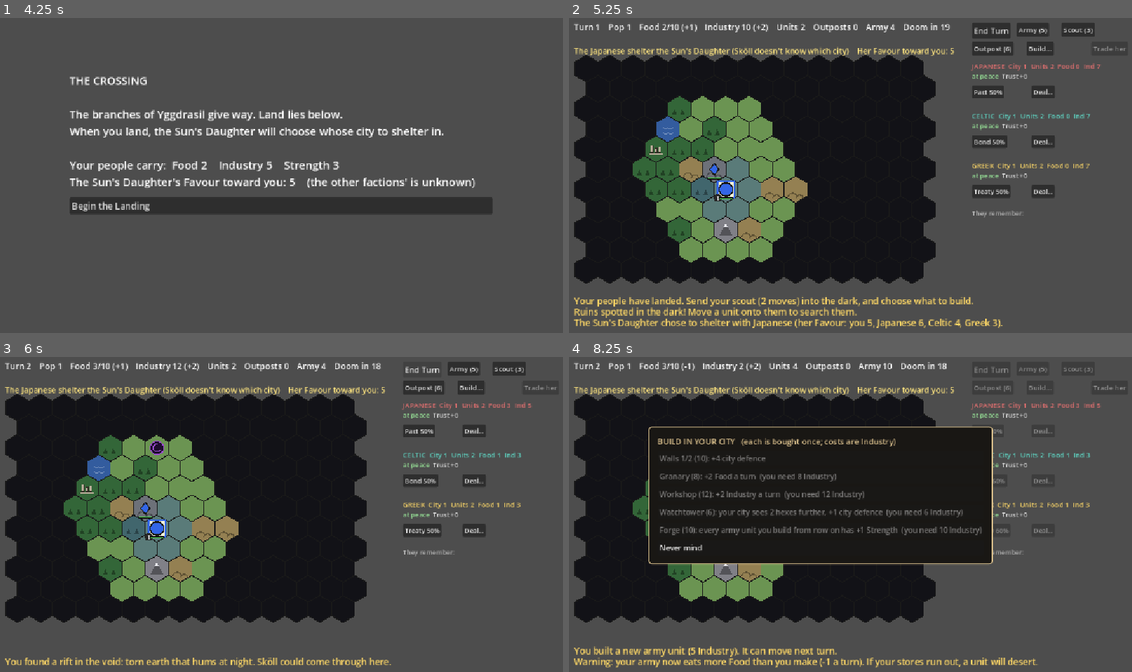
Above: before the commit, frames 1-4 (two rows, left to right).
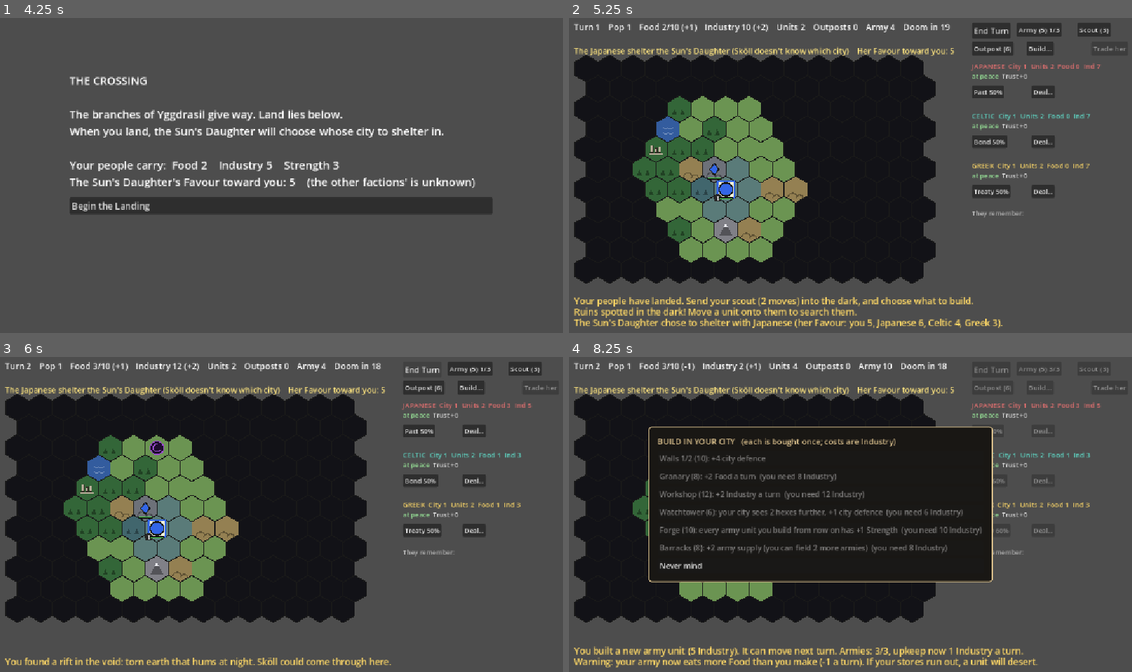
Above: after the commit, the same moments.

Repository: BnanaSkully/after-ragnorok-prototype
Game: Godot game, scene res://main.tscn
Two runs of this game, one before a commit and one after it. Both use one fixed random seed, a clock stepped at 60 frames per second and the inputs below.
Inputs (mouse positions are in pixels of both pictures, inside the frame that each line leads up to):
- Up to frame 1 (4.25 s): tap Enter at 0.5 s; move the mouse to (405, 156) at 0.52 s; click (405, 156) at 0.67 s; click "Save the food stores (Food +3…" at 1.25 s; click "Strip it for tools (Industry …" at 2 s; click "Stand and fight so the others…" at 2.75 s; click "Share your food with her (Foo…" at 3.5 s
- Up to frame 2 (5.25 s): click "Begin the Landing" at 4.25 s; tap Space at 5 s; move the mouse to (737, 191) at 5.02 s; click (737, 191) at 5.17 s
- Up to frame 3 (6 s): click "End Turn" at 5.75 s
- Up to frame 4 (8.25 s): click "Army (5)" (after the commit: "Army (5) 1/3") at 6.5 s; click "Army (5)" (after the commit: "Army (5) 2/3") at 7.25 s; click "Build..." at 8 s

Frame 1 is identical in both runs. In frame 2, 0.3% of the frame differs, in the area x 85-97%, y 1-6%; in frame 3, 0.3%; in frame 4, 3.1%, in the area x 14-96%, y 2-96%.

Commit message:
Army limits: supply from population (+Barracks) and rising upkeep
Playtest: 17 units and Strength 100 by turn 20. Armies (not scouts) are
capped at 2 + population (+2 with a new Barracks building), and cost
rising Industry upkeep: 2 free, then 1, 1, 2, 2, 3, 3... each; if it
can't be paid the farthest army disbands. AIs obey the same rules.
Strong-player simulation (150 games): armies at the end 10.3 (max 18)
-> 5.7 (mostly 6-7); Sköll's odds against its city unchanged (55%);
driving him off with every army 84% -> 74%. Army button shows supply;
long tooltips wrap.

Co-Authored-By: Claude Opus 5.5 <noreply@anthropic.com>
Claude-Session: https://claude.ai/code/session_01Kpeg7CRGiS32obhUmw9DoK

Diff:
--- a/buildings.gd
+++ b/buildings.gd
@@ -10,6 +10,7 @@
 const WATCHTOWER_SIGHT := 2
 const WATCHTOWER_DEFENCE := 1
 const FORGE_STRENGTH := 1
+const BARRACKS_SUPPLY := 2
 
 # In the order the build panel lists them (and the AI considers them).
 const LIST := {
@@ -17,6 +18,7 @@
 	"workshop": {"name": "Workshop", "cost": 12, "text": "+%d Industry a turn" % WORKSHOP_INDUSTRY},
 	"watchtower": {"name": "Watchtower", "cost": 6, "text": "your city sees %d hexes further, +%d city defence" % [WATCHTOWER_SIGHT, WATCHTOWER_DEFENCE]},
 	"forge": {"name": "Forge", "cost": 10, "text": "every army unit you build from now on has +%d Strength" % FORGE_STRENGTH},
+	"barracks": {"name": "Barracks", "cost": 8, "text": "+%d army supply (you can field %d more armies)" % [BARRACKS_SUPPLY, BARRACKS_SUPPLY]},
 }
 
 static func cost(key: String) -> int:
--- a/game_state.gd
+++ b/game_state.gd
@@ -36,6 +36,14 @@
 const HEAL_REST := 2 # HP a unit heals in a turn it didn't move or fight...
 const HEAL_HOME := 4 # ...or this much in its own territory
 const AI_REST_HP := 4 # an AI unit this hurt stays put to heal instead of attacking
+# Army limits (standard 4X; Nathan's playtest: 17 units, Strength 100 by turn
+# 20 made Sköll and diplomacy meaningless). Scouts don't count.
+#  - Supply: at most SUPPLY_BASE + population armies (+2 with a Barracks)
+#  - Rising Industry upkeep: the first FREE_ARMIES armies cost nothing; after
+#    that each pair costs 1 more per army than the pair before (armies 3-4: 1
+#    each, 5-6: 2 each, 7-8: 3 each...). Can't pay: the farthest army disbands.
+const SUPPLY_BASE := 2
+const FREE_ARMIES := 2
 # Outposts (standard 4X): a small settlement that claims the hexes around it.
 const OUTPOST_COST := 6 # Industry
 const OUTPOST_RANGE := 5 # an outpost must be within this many hexes of your city...
@@ -220,6 +228,8 @@
 		f.food += food_change(f)
 		f.industry += industry_change(f)
 		pay_tribute(f)
+		if f.industry < 0:
+			disband_for_upkeep(f)
 		var starved := f.food < 0
 		if starved:
 			starve(f)
@@ -357,6 +367,41 @@
 		parts.append(["armies eat", -eaten])
 	return parts
 
+# --- Army limits ---------------------------------------------------------------
+func army_count(f: Faction) -> int:
+	return f.units.filter(func(u): return not u.is_scout()).size()
+
+func supply_cap(f: Faction) -> int:
+	return SUPPLY_BASE + f.population + (Buildings.BARRACKS_SUPPLY if f.buildings.has("barracks") else 0)
+
+# Industry a turn to keep n armies (see FREE_ARMIES).
+func army_upkeep_for(n: int) -> int:
+	var total := 0
+	for k in range(FREE_ARMIES, n):
+		@warning_ignore("integer_division") # pairs: armies 3-4 cost 1, 5-6 cost 2...
+		total += (k - FREE_ARMIES) / 2 + 1
+	return total
+
+func army_upkeep(f: Faction) -> int:
+	return army_upkeep_for(army_count(f))
+
+# What one more army would add to the Industry upkeep.
+func next_army_upkeep(f: Faction) -> int:
+	return army_upkeep_for(army_count(f) + 1) - army_upkeep(f)
+
+# Industry ran out paying upkeep: the army farthest from the city disbands.
+func disband_for_upkeep(f: Faction) -> void:
+	f.industry = 0
+	var farthest: Unit = null
+	for u in f.units:
+		if not u.is_scout() and (farthest == null or HexMap.hex_distance(u.pos, f.city_pos) > HexMap.hex_distance(farthest.pos, f.city_pos)):
+			farthest = u
+	if farthest == null:
+		return
+	f.remove_unit(farthest)
+	if f == player:
+		add_message("You couldn't pay your armies' upkeep: a unit disbanded. (Armies cost more Industry the more you have.)")
+
 func industry_parts(f: Faction) -> Array:
 	var parts := [["city", CITY_INDUSTRY]]
 	if f.population > 1:
@@ -370,6 +415,8 @@
 		parts.append(["Workshop", Buildings.WORKSHOP_INDUSTRY])
 	if daughter.shelters_with(f):
 		parts.append([SunDaughter.NAME, SunDaughter.INDUSTRY])
+	if army_upkeep(f) > 0:
+		parts.append(["army upkeep", -army_upkeep(f)])
 	return parts
 
 func sum_parts(parts: Array) -> int:
@@ -575,9 +622,9 @@
 	if f.scout_count() == 0 and turn < Skoll.WARNING_TURN and f.industry >= SCOUT_COST:
 		build_scout(f)
 		return
-	if f.industry >= UNIT_COST and food_change(f) - UNIT_FOOD_UPKEEP >= 0:
-		build_unit(f)
-		return
+	if f.industry >= UNIT_COST and food_change(f) - UNIT_FOOD_UPKEEP >= 0 and industry_change(f) - next_army_upkeep(f) >= 1:
+		if build_unit(f):
+			return
 	# It can't feed more armies: spare Industry goes into a city building.
 	for key in Buildings.LIST:
 		if not f.buildings.has(key) and f.industry >= Buildings.cost(key):
@@ -726,12 +773,15 @@
 	if not can_act():
 		return
 	if build_unit(player):
-		messages = ["You built a new army unit (%d Industry). It can move next turn." % UNIT_COST]
+		messages = ["You built a new army unit (%d Industry). It can move next turn. Armies: %d/%d, upkeep now %d Industry a turn." % [UNIT_COST, army_count(player), supply_cap(player), army_upkeep(player)]]
 		if food_change(player) < 0:
 			add_message("Warning: your army now eats more Food than you make (%+d a turn). If your stores run out, a unit will desert." % food_change(player))
 		player.units[-1].moves = 0 # a freshly built unit waits a turn, as is usual
 	else:
-		messages = ["Can't build: you need %d Industry and a free hex at your city." % UNIT_COST]
+		if army_count(player) >= supply_cap(player):
+			messages = ["Can't build: your supply is full (%d armies: %d + population, +%d with a Barracks)." % [supply_cap(player), SUPPLY_BASE, Buildings.BARRACKS_SUPPLY]]
+		else:
+			messages = ["Can't build: you need %d Industry and a free hex at your city." % UNIT_COST]
 
 func player_build_scout() -> void:
 	if not can_act():
@@ -1209,7 +1259,7 @@
 # A new unit appears on the city, or on a free hex next to it if the city is occupied.
 # Returns false if there's no room or not enough Industry.
 func build_unit(f: Faction) -> bool:
-	if not f.is_alive() or f.industry < UNIT_COST:
+	if not f.is_alive() or f.industry < UNIT_COST or army_count(f) >= supply_cap(f):
 		return false
 	var spot := free_spot_near(f.city_pos)
 	if spot == NO_CELL:
--- a/main.gd
+++ b/main.gd
@@ -77,7 +77,7 @@
 	# Build options, each a different trade-off (costs are in Industry).
 	end_turn_button = add_button("End Turn", Vector2(PANEL_X, 20), on_end_turn)
 	build_button = add_button("Army (%d)" % GameState.UNIT_COST, Vector2(PANEL_X + 90, 20), on_build_unit)
-	scout_button = add_button("Scout (%d)" % GameState.SCOUT_COST, Vector2(PANEL_X + 180, 20), on_build_scout)
+	scout_button = add_button("Scout (%d)" % GameState.SCOUT_COST, Vector2(PANEL_X + 212, 20), on_build_scout)
 	outpost_button = add_button("", Vector2(PANEL_X, 58), on_outpost_button)
 	walls_button = add_button("Build...", Vector2(PANEL_X + 110, 58), on_open_city)
 	trade_button = add_button("Trade her", Vector2(PANEL_X + 240, 58), on_open_trade)
@@ -149,7 +149,11 @@
 	var playing: bool = state.can_act()
 	var p := state.player
 	end_turn_button.disabled = not playing
-	build_button.disabled = not playing or p.industry < GameState.UNIT_COST
+	var armies: int = state.army_count(p)
+	var cap: int = state.supply_cap(p)
+	build_button.text = "Army (%d) %d/%d" % [GameState.UNIT_COST, armies, cap]
+	build_button.disabled = not playing or p.industry < GameState.UNIT_COST or armies >= cap
+	build_button.tooltip_text = "An army unit: Strength %d, 1 move, eats %d Food a turn. Supply %d/%d (%d + population, +%d with a Barracks).\nUpkeep: your first %d armies are free; this one would add %d Industry a turn (now %d)." % [p.strength, GameState.UNIT_FOOD_UPKEEP, armies, cap, GameState.SUPPLY_BASE, GameState.Buildings.BARRACKS_SUPPLY, GameState.FREE_ARMIES, state.next_army_upkeep(p), state.army_upkeep(p)]
 	scout_button.disabled = not playing or not state.can_build_scout(p)
 	outpost_button.disabled = not playing or (not placing_outpost and (p.industry < GameState.OUTPOST_COST or state.outpost_spots(p).is_empty()))
 	outpost_button.text = "Cancel" if placing_outpost else "Outpost (%d)" % GameState.OUTPOST_COST
@@ -943,7 +947,7 @@
 		["Pop %d" % p.population, "Population %d (your city's size). Every point above 1 gives +1 Food, +1 Industry and +%d city defence a turn.\nThe city grows by 1 when stored Food reaches %d and Food isn't falling." % [p.population, GameState.POP_DEFENCE, s.growth_cost(p)]],
 		["Food %d/%d (%+d)" % [p.food, s.growth_cost(p), s.food_change(p)], "Food: %d stored; at %d your city grows. Each army unit eats %d a turn (scouts nothing); if it runs out, a unit deserts.\nThis turn: %s" % [p.food, s.growth_cost(p), GameState.UNIT_FOOD_UPKEEP, parts_text(s.food_parts(p))]],
 		["Industry %d (%+d)" % [p.industry, industry_net], "Industry: %d stored, spent on units, outposts and city buildings (Build...).\nThis turn: %s%s" % [p.industry, parts_text(s.industry_parts(p)), ", tribute %+d" % -s.tribute_amount(p) if s.tribute_amount(p) > 0 else ""]],
-		["Units %d" % p.units.size(), "Units: %d army and %d scouts. Each army eats %d Food a turn." % [p.units.size() - p.scout_count(), p.scout_count(), GameState.UNIT_FOOD_UPKEEP]],
+		["Units %d" % p.units.size(), "Units: %d armies (supply %d/%d: %d + population, +%d with a Barracks) and %d scouts.\nEach army eats %d Food a turn and costs rising Industry upkeep: the first %d are free, then 1, 1, 2, 2, 3, 3... (now %d a turn). Scouts are free." % [s.army_count(p), s.army_count(p), s.supply_cap(p), GameState.SUPPLY_BASE, GameState.Buildings.BARRACKS_SUPPLY, p.scout_count(), GameState.UNIT_FOOD_UPKEEP, GameState.FREE_ARMIES, s.army_upkeep(p)]],
 		["Outposts %d" % p.outposts.size(), "Outposts: each earns by its land (plains +2 Food, forest +1/+1, hills +2 Industry), sees 2 hexes and claims the hexes around it. An enemy at war can take an unguarded one."],
 		["Army %d" % s.army_power(p), "Army: the total Strength of your units. The AIs compare armies before demanding or declaring war; %s wants %d+ by turn %d." % [SunDaughter.NAME, SunDaughter.READY_ARMY, Skoll.ARRIVAL_TURN]],
 		["Doom in %d" % (GameState.DOOM_TURN - s.turn), "Turns until the Doom (turn %d)." % GameState.DOOM_TURN],
@@ -974,6 +978,7 @@
 	if lines.is_empty():
 		return
 	var font := ThemeDB.fallback_font
+	lines = wrap_lines(lines, font, PANEL_X - 50) # long lines wrap so the box fits beside the panel
 	var w := 0.0
 	for line in lines:
 		w = maxf(w, font.get_string_size(line, HORIZONTAL_ALIGNMENT_LEFT, -1, 13).x)
@@ -983,6 +988,21 @@
 	draw_rect(Rect2(at - Vector2(6, 14), Vector2(w + 12, lines.size() * 17 + 6)), Color(0.06, 0.06, 0.06, 0.9))
 	for i in lines.size():
 		draw_string(font, at + Vector2(0, i * 17), lines[i], HORIZONTAL_ALIGNMENT_LEFT, -1, 13, Color(0.95, 0.95, 0.85) if i == 0 else Color(0.8, 0.8, 0.75))
+
+# Breaks lines wider than max_w at spaces (continuations are indented).
+func wrap_lines(lines: Array[String], font: Font, max_w: float) -> Array[String]:
+	var out: Array[String] = []
+	for line in lines:
+		var current := ""
+		for word in line.split(" "):
+			var trial := word if current == "" else current + " " + word
+			if current != "" and font.get_string_size(trial, HORIZONTAL_ALIGNMENT_LEFT, -1, 13).x > max_w:
+				out.append(current)
+				current = "   " + word
+			else:
+				current = trial
+		out.append(current)
+	return out
 
 # Everything the player knows about a hex, one line each (empty if unexplored).
 func hex_tooltip(c: Vector2i) -> Array[String]:
--- /dev/null
+++ b/tests/army_test.gd
@@ -0,0 +1,108 @@
+extends SceneTree
+const H := preload("res://tests/helpers.gd")
+const Buildings := preload("res://buildings.gd")
+
+# The army snowball (Nathan's playtest: 17 units, Strength 100 by turn 20).
+# A "strong player" builds an army whenever it can afford one and has room,
+# otherwise city buildings and walls; it marches armies out of the city to
+# make room, and attacks Sköll whenever he stands next to one of its armies.
+# Reports on turn 20: units, army Strength, Food and Industry, and how Sköll
+# fared (did he take cities, how often was he driven back).
+
+var st := {}
+var threat := {"his odds against your city": 0.0, "your armies drive him off": 0.0, "games": 0.0}
+func strong_turn(s) -> void:
+	var p = s.player
+	H.answer_choices(s)
+	# march non-garrison armies one step away from the city, inside lands we may use
+	for u in p.units.duplicate():
+		if not u in p.units or u.is_scout() or u.pos == p.city_pos or u.moves <= 0: continue
+		if s.skoll.active and HexMap.is_neighbour(u.pos, s.skoll.pos):
+			s.player_unit_act(u, s.skoll.pos) # fight the wolf
+			st["your attacks on Sköll"] += 1
+			continue
+		var out = HexMap.neighbours(u.pos).filter(func(c): return s.passable(c) and s.unit_at(c) == null and not s.is_city(c) and s.war_target(c) == null and HexMap.hex_distance(c, p.city_pos) > HexMap.hex_distance(u.pos, p.city_pos) and HexMap.hex_distance(c, p.city_pos) <= 3)
+		if not out.is_empty(): s.player_unit_act(u, out.pick_random())
+	# the scout explores (to find outpost spots and ruins)
+	for u in p.units.duplicate():
+		if not u in p.units or not u.is_scout(): continue
+		while u in p.units and u.moves > 0 and not s.is_waiting():
+			var goal = s.nearest_unexplored(p, u.pos)
+			if goal == HexMap.NO_CELL: break
+			var step = s.step_toward(u.pos, goal, p)
+			if step == HexMap.NO_CELL or not s.player_unit_act(u, step): break
+		H.answer_choices(s)
+	# build, like a player who wants a big army: outposts (plains first: Food),
+	# a Granary, then armies while Food stays positive, then everything else
+	for i in 2:
+		var spots = s.outpost_spots(p)
+		if spots.is_empty() or p.industry < GameState.OUTPOST_COST: break
+		spots.sort_custom(func(a, b): return Terrain.OUTPOST_FOOD[s.terrain_at(a)] > Terrain.OUTPOST_FOOD[s.terrain_at(b)])
+		s.player_build_outpost(spots[0])
+	s.player_build_building("granary")
+	for i in 4:
+		if s.food_change(p) - GameState.UNIT_FOOD_UPKEEP < 0: break
+		var before: int = p.units.size()
+		s.player_build_unit()
+		if p.units.size() == before: break
+	for key in Buildings.LIST: s.player_build_building(key)
+	if p.walls < GameState.MAX_WALLS: s.player_build_walls()
+	H.answer_choices(s)
+
+func _initialize() -> void:
+	await process_frame
+	seed(20)
+	var n_games: int = H.games(200)
+	st = {"city defence on turn 14": 0.0, "Sköll attacks on your city": 0.0, "Sköll attacks on your armies": 0.0, "your attacks on Sköll": 0.0, "armies": 0.0, "army strength": 0.0, "food": 0.0, "industry": 0.0, "ai armies": 0.0, "Sköll driven back": 0.0, "units lost to Sköll": 0.0}
+	var dist := {}
+	var ends := {}; var bad := {}
+	for g in n_games:
+		var m = load("res://main.tscn").instantiate()
+		root.add_child(m)
+		var s = m.state
+		for step in 4: s.choose(s.Crossing.EVENTS[step]["choices"][(g >> step) & 1]["effects"])
+		s.start_landing()
+		var spots = H.landing_spots(s)
+		s.try_land(spots[(g * 7) % spots.size()])
+		var last_armies := 0
+		while not s.game_over:
+			strong_turn(s)
+			s.messages.clear()
+			s.end_turn()
+			if s.has_pending_offer(): s.pending_relation().answer(randf() < 0.5)
+			if s.turn == Skoll.ARRIVAL_TURN: st["city defence on turn 14"] += s.city_defence(s.player)
+			if s.turn == 19 and s.player.is_alive():
+				# if Sköll (Strength 12) came now: his odds against your city, and the
+				# odds that your armies, each attacking him once, drive him off
+				var miss := 1.0
+				for u in s.player.units:
+					if not u.is_scout():
+						var mine: int = u.fighting_strength() if u.has_method("fighting_strength") else u.strength
+						miss *= 1.0 - s.win_chance(mine, Skoll.STRENGTH)
+				threat["his odds against your city"] += s.win_chance(Skoll.STRENGTH, s.city_defence(s.player))
+				threat["your armies drive him off"] += 1.0 - miss
+				threat["games"] += 1
+			for msg in s.messages:
+				if msg.begins_with("Sköll attacked Norse's city") or msg.begins_with("Norse's city (defence"): st["Sköll attacks on your city"] += 1
+				if msg.begins_with("Sköll attacked Norse's unit") or msg.begins_with("Norse's unit drove"): st["Sköll attacks on your armies"] += 1
+				if "drove Sköll back" in msg or "drove him back" in msg or "flees into the void" in msg: st["Sköll driven back"] += 1
+				if msg.begins_with("Sköll attacked Norse") and "destroyed it" in msg: st["units lost to Sköll"] += 1
+			for f in s.factions:
+				if f.food < 0 or f.industry < 0: bad["negative stores"] = 1
+				for u in f.units:
+					if "hp" in u and (u.hp <= 0 or u.hp > u.MAX_HP): bad["unit HP out of range"] = 1
+			last_armies = s.player.units.filter(func(u): return not u.is_scout()).size()
+			if s.turn > 40: bad["game never ended"] = 1; break
+		st["armies"] += last_armies; st["army strength"] += s.army_power(s.player)
+		st["food"] += s.player.food; st["industry"] += s.player.industry
+		dist[last_armies] = dist.get(last_armies, 0) + 1
+		for f in s.ais: st["ai armies"] += f.units.filter(func(u): return not u.is_scout()).size() / 3.0
+		ends[s.end_title] = ends.get(s.end_title, 0) + 1
+		m.queue_free()
+	var keys = dist.keys(); keys.sort()
+	print("Strong player, %d games, at the end (turn 20 or when it fell), per game: %s" % [n_games, ", ".join(st.keys().map(func(k): return "%s %.1f" % [k, st[k] / n_games]))])
+	print("If Sköll came on turn 19 (%d games): his odds against your city %d%%; your armies, each attacking once, drive him off %d%%" % [threat["games"], roundi(100 * threat["his odds against your city"] / threat["games"]), roundi(100 * threat["your armies drive him off"] / threat["games"])])
+	print("Armies at the end: %s" % ", ".join(keys.map(func(k): return "%d: %d" % [k, dist[k]])))
+	print("Endings: %s" % ends)
+	print("Impossible states: %s" % (bad if bad.size() > 0 else "none"))
+	quit()
--- a/tests/buildings_test.gd
+++ b/tests/buildings_test.gd
@@ -18,7 +18,10 @@
 	p.industry = 100
 	var before := {"food": s.food_change(p), "industry": s.industry_change(p), "defence": s.city_defence(p), "sight": s.city_sight(p), "strength": p.strength}
 	for key in Buildings.LIST: s.player_build_building(key)
-	print("1. built all four, Industry 100 -> %d (expect %d)" % [p.industry, 100 - 8 - 12 - 6 - 10])
+	var total := 0
+	for key in Buildings.LIST: total += Buildings.cost(key)
+	print("1. built all %d, Industry 100 -> %d (expect %d)" % [Buildings.LIST.size(), p.industry, 100 - total])
+	print("   supply %d (expect %d + population %d + Barracks %d)" % [s.supply_cap(p), GameState.SUPPLY_BASE, p.population, Buildings.BARRACKS_SUPPLY])
 	print("   Food a turn %+d (Granary, expect +2), Industry %+d (Workshop, expect +2), defence %+d and sight %+d (Watchto …(244 unchanged characters)…
 	s.player_build_unit()
 	print("   an army built after the Forge has Strength %d; the old one still %d" % [p.units[-1].strength, p.units[0].strength])
--- /dev/null
+++ b/tests/supply_screenshot.gd
@@ -0,0 +1,37 @@
+extends SceneTree
+const H := preload("res://tests/helpers.gd")
+# Builds armies by clicking until supply is full: the Army button greys out
+# and says so; hovering "Units" explains supply and upkeep. Saves supply.png.
+var m
+func click_at(pos: Vector2) -> void:
+	Input.warp_mouse(pos)
+	for i in 3: await process_frame
+	for pressed in [true, false]:
+		var e := InputEventMouseButton.new()
+		e.button_index = MOUSE_BUTTON_LEFT; e.pressed = pressed; e.position = pos; e.global_position = pos
+		Input.parse_input_event(e)
+		for i in 3: await process_frame
+func hover(pos: Vector2) -> void:
+	Input.warp_mouse(pos)
+	var e := InputEventMouseMotion.new()
+	e.position = pos; e.global_position = pos
+	Input.parse_input_event(e)
+	for i in 4: await process_frame
+func _initialize() -> void:
+	seed(4)
+	m = load("res://main.tscn").instantiate()
+	root.add_child(m)
+	for i in 3: await process_frame
+	var s = m.state
+	for step in 4: s.choose(s.Crossing.EVENTS[step]["choices"][0]["effects"])
+	H.flatten(s); s.start_landing(); s.try_land(Vector2i(6, 4))
+	s.player.industry = 40; s.player.food = 30; m.refresh()
+	var clicks := 0
+	while not m.build_button.disabled and clicks < 10:
+		await click_at(m.build_button.get_global_rect().get_center()); clicks += 1
+	print("after %d clicks: button '%s' disabled=%s; armies %d, supply %d, upkeep %d; message: %s" % [clicks, m.build_button.text, m.build_button.disabled, s.army_count(s.player), s.supply_cap(s.player), s.army_upkeep(s.player), s.messages])
+	for t in m.top_bar_tips:
+		if t[1].begins_with("Units"): await hover(t[0].get_center())
+	for i in 3: await process_frame
+	root.get_texture().get_image().save_png("%s/supply.png" % OS.get_environment("S"))
+	quit()
Not shown, added: tests/army_test.gd.uid
Not shown, added: tests/health_screenshot.gd.uid
Not shown, added: tests/supply_screenshot.gd.uid
Not shown, changed: CLAUDE.md
Not shown, changed: NOTES.md
